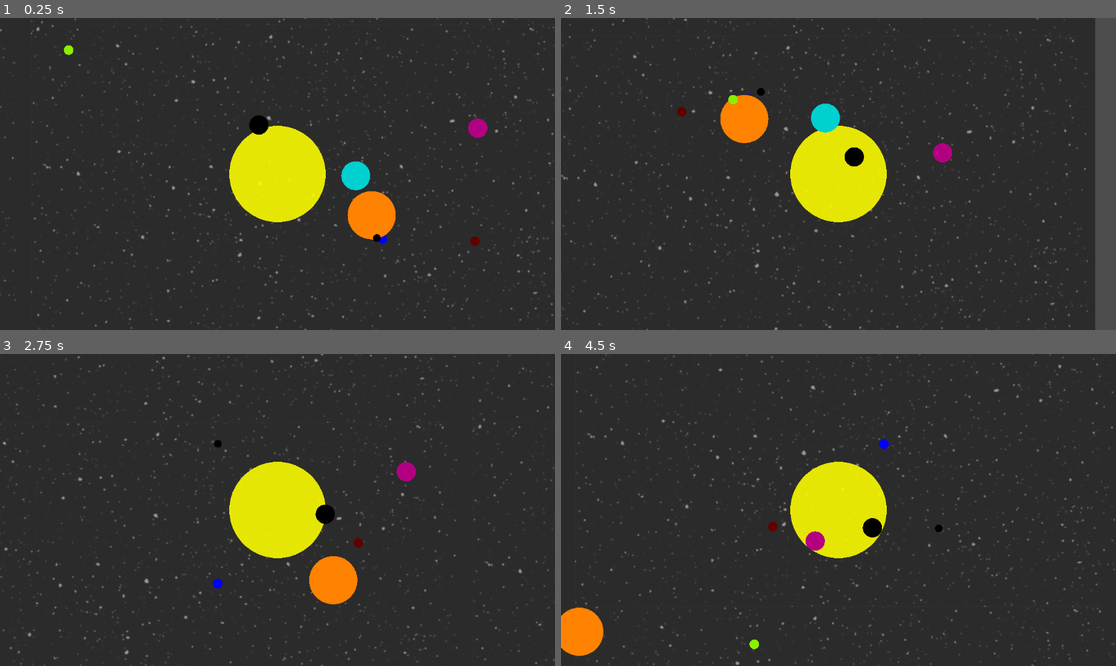
Above: before the commit, frames 1-4 (two rows, left to right).
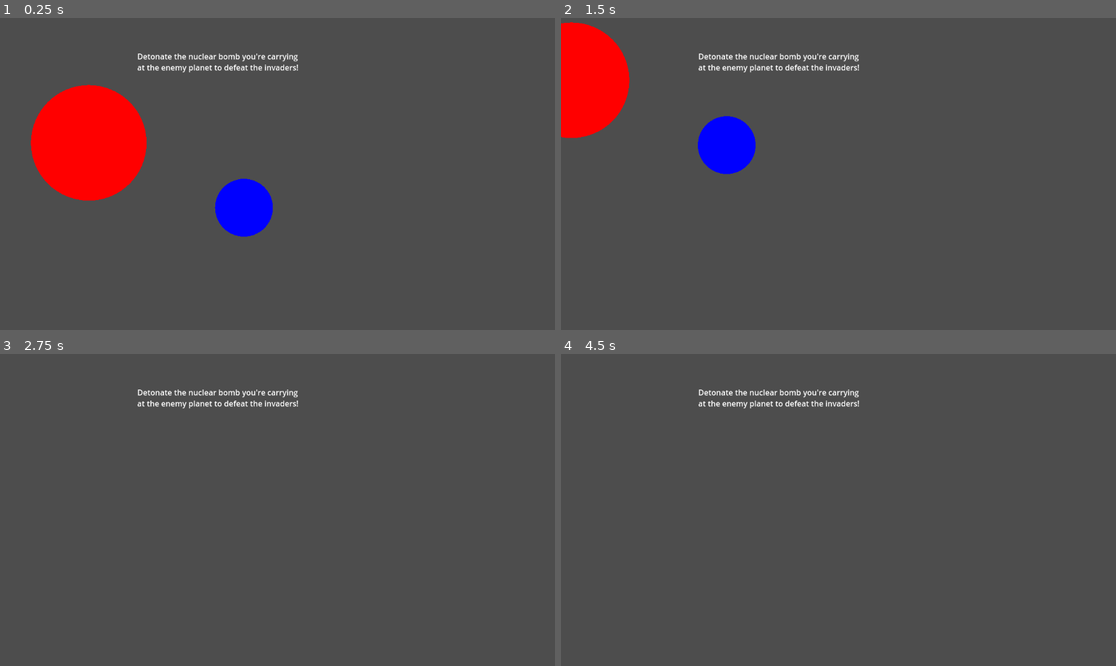
Above: after the commit, the same moments.

Repository: VarunVejalla/space-game
Game: Godot game, scene res://Scenes/Universe.tscn
The game is run twice, just before and just after one commit, with the same random seed, the same clock (stepped at 60 frames per second) and the same inputs.
Inputs:
- Up to frame 1 (0.25 s): no input
- Up to frame 2 (1.5 s): tap Enter (ui_accept) at 0.5, 0.6, 0.77, 1.07, 1.35 s; hold Right (ui_right) 0.53-1.28 s; hold Down (ui_down) from 1.28 s (still down)
- Up to frame 3 (2.75 s): tap Enter (ui_accept) at 1.52, 1.82, 2.1 s; release Down (ui_down) at 2.03 s; hold Right (ui_right) from 2.03 s (still down)
- Up to frame 4 (4.5 s): release Right (ui_right) at 2.78 s; hold Up (ui_up) 2.78-3.53 s; tap Enter (ui_accept) at 2.85, 3.02, 3.32, 3.6, 3.77, 4.07, 4.35 s; hold Left (ui_left) from 3.53 s (still down)

The runs differ from the first frame. In frame 1, 98% of the frame differs, in the area x 0-100%, y 0-100%; in frame 2, 94%; in frame 3, 98%; in frame 4, 98%.

Commit message:
added spaceship, reduced to only two planets, no planetary interaction

Diff:
--- a/Scenes/Planet.tscn
+++ b/Scenes/Planet.tscn
@@ -9,4 +9,5 @@
 
 [node name="CollisionShape2D" type="CollisionShape2D" parent="."]
 shape = SubResource("CircleShape2D_p4wij")
-disabled = true
+
+[connection signal="body_entered" from="." to="." method="_on_body_entered"]
--- a/Scenes/Universe.tscn
+++ b/Scenes/Universe.tscn
@@ -1,44 +1,26 @@
-[gd_scene load_steps=3 format=3 uid="uid://dcpby7ggno1u"]
+[gd_scene load_steps=4 format=3 uid="uid://dcpby7ggno1u"]
 
 [ext_resource type="Texture2D" uid="uid://s85walqnbody" path="res://star_background.jpg" id="2_y2ntg"]
 [ext_resource type="PackedScene" uid="uid://d2vatfgef27b0" path="res://Scenes/Planet.tscn" id="3_768bh"]
+[ext_resource type="PackedScene" uid="uid://njf83jv628a8" path="res://Scenes/spaceship.tscn" id="3_pb4t3"]
 
 [node name="planets" type="Node2D"]
 
-[node name="Sun" parent="." instance=ExtResource("3_768bh")]
-light_mask = 1023
-visibility_layer = 1023
-position = Vector2(525, 288)
-mass = 6000.0
+[node name="Earth" parent="." instance=ExtResource("3_768bh")]
+position = Vector2(574, 549)
+mass = 1000.0
 gravity_scale = 0.0
-radius = 100.0
-velocity = Vector2(0, 100)
-color = Color(1, 1, 0, 0.882353)
-
-[node name="Camera2D" type="Camera2D" parent="Sun"]
-process_callback = 0
-
-[node name="Earth" parent="." instance=ExtResource("3_768bh")]
-position = Vector2(853, 290)
-gravity_scale = 0.0
-radius = 10.0
-velocity = Vector2(0, 700)
+radius = 200.0
 color = Color(0, 0, 1, 1)
 
-[node name="Mars" parent="." instance=ExtResource("3_768bh")]
-position = Vector2(970, 300)
-radius = 10.0
-velocity = Vector2(0, 600)
-color = Color(0.372549, 0, 0, 1)
-
-[node name="Moon" parent="." instance=ExtResource("3_768bh")]
-top_level = true
-position = Vector2(845, 276)
-mass = 0.1
-radius = 8.0
-velocity = Vector2(0, 700)
+[node name="Enemy" parent="." instance=ExtResource("3_768bh")]
+position = Vector2(-500, 100)
+mass = 1000.0
+radius = 400.0
+color = Color(1, 0, 0, 1)
 
 [node name="ParallaxBackground" type="ParallaxBackground" parent="."]
+visible = false
 
 [node name="ParallaxLayer" type="ParallaxLayer" parent="ParallaxBackground"]
 modulate = Color(1, 1, 1, 0.443137)
@@ -47,35 +29,27 @@
 
 [node name="Sprite2D" type="Sprite2D" parent="ParallaxBackground/ParallaxLayer"]
 show_behind_parent = true
-position = Vector2(-49, -25)
+position = Vector2(-87, 2)
 texture = ExtResource("2_y2ntg")
-centered = false
+flip_h = true
+flip_v = true
 
-[node name="Uranus" parent="." instance=ExtResource("3_768bh")]
-position = Vector2(247, 315)
-mass = 50.0
-radius = 30.0
-color = Color(0, 0.815686, 0.811765, 1)
+[node name="player" parent="." instance=ExtResource("3_pb4t3")]
+position = Vector2(822, 301)
+gravity_scale = 0.0
 
-[node name="Mystery" parent="." instance=ExtResource("3_768bh")]
-position = Vector2(555, 459)
-mass = 20.0
-radius = 20.0
-velocity = Vector2(100, 0)
+[node name="Camera2D" type="Camera2D" parent="player"]
+zoom = Vector2(0.3, 0.3)
+process_callback = 0
 
-[node name="Sun2" parent="." instance=ExtResource("3_768bh")]
-position = Vector2(330, 221)
-mass = 600.0
-radius = 50.0
-color = Color(1, 0.509804, 0, 1)
+[node name="DisplayedTextLayer" type="CanvasLayer" parent="."]
 
-[node name="Purple" parent="." instance=ExtResource("3_768bh")]
-position = Vector2(970, 168)
-mass = 50.0
-radius = 20.0
-color = Color(0.701961, 0, 0.509804, 1)
+[node name="DisplayedText" type="RichTextLabel" parent="DisplayedTextLayer"]
+offset_left = 285.0
+offset_top = 68.0
+offset_right = 638.0
+offset_bottom = 148.0
+text = "Detonate the nuclear bomb you're carrying at the enemy planet to defeat the invaders!
+"
 
-[node name="Planet" parent="." instance=ExtResource("3_768bh")]
-mass = 10.0
-radius = 10.0
-color = Color(0.545098, 0.937255, 0, 1)
+[connection signal="body_entered" from="player" to="Enemy" method="_on_player_body_entered"]
--- /dev/null
+++ b/Scenes/spaceship.gd
@@ -0,0 +1,63 @@
+extends RigidBody2D
+
+const MY_ACCEL = 3000.0
+
+# Get the gravity from the project settings to be synced with RigidBody nodes.
+#var gravity = ProjectSettings.get_setting("physics/2d/default_gravity")
+
+#func _ready():
+	#AllObjects.planets.append(self)
+
+func _integrate_forces(state):
+	var allPlanets = AllObjects.planets
+	var force = Vector2(0,0)
+	##print(get_parent().get_tree_string_pretty())
+	for planet in allPlanets:
+		if planet != self:
+
+			var rigid_planet := planet as RigidBody2D
+			var directionVector = rigid_planet.global_position - global_position
+			#print(directionVector)
+			#print(rigid_planet.global_position, global_position)
+			#print(global_position)
+			var distance = directionVector.length()
+
+
+			var planetMass = rigid_planet.mass
+			#if self.name.begins_with("Ea"):
+				#print(directionVector)
+
+			# if you are inside the other planet (i.e. distance between centers is less than radius of other planet),
+			# scale down the planetMass (shell theorem)
+			if distance > 1e-5:
+				if distance < rigid_planet.radius:
+					planetMass *= pow(distance/rigid_planet.radius, 3)
+
+				var thisForce = AllObjects.G * mass * planetMass * directionVector.normalized()/(distance * distance)
+				#force += thisForce * directionVector.normalized()
+				##if self.name.begins_with("Ea"):
+					##print(directionVector)
+				#print(thisForce)
+				force += thisForce
+
+	var direction = Vector2(Input.get_action_strength("ui_right") - Input.get_action_strength("ui_left"), Input.get_action_strength("ui_down") - Input.get_action_strength("ui_up")).normalized()
+	force += mass * MY_ACCEL * direction
+
+
+
+	state.apply_force(force)
+
+#func _physics_process(delta):
+	## Handle jump.
+	#if Input.is_action_just_pressed("ui_accept"):
+		#
+#
+	## Get the input direction and handle the movement/deceleration.
+	## As good practice, you should replace UI actions with custom gameplay actions.
+	#var direction = Input.get_axis("ui_left", "ui_right")
+	#if direction:
+		#velocity.x = direction * SPEED
+	#else:
+		#velocity.x = move_toward(velocity.x, 0, SPEED)
+#
+	#move_and_slide()
--- /dev/null
+++ b/Scenes/spaceship.tscn
@@ -0,0 +1,9 @@
+[gd_scene load_steps=2 format=3 uid="uid://njf83jv628a8"]
+
+[ext_resource type="Script" path="res://Scenes/spaceship.gd" id="1_w12u3"]
+
+[node name="RigidBody2D" type="RigidBody2D"]
+script = ExtResource("1_w12u3")
+
+[node name="CollisionPolygon2D" type="CollisionPolygon2D" parent="."]
+polygon = PackedVector2Array(-20, 0, 0, -30, 20, 0, 10, 10, 15, 20, -15, 20, -10, 10)
--- a/Scripts/Planet.gd
+++ b/Scripts/Planet.gd
@@ -15,10 +15,17 @@
 
 # Called when the node enters the scene tree for the first time.
 func _ready():
+	print(radius)
 	linear_velocity = velocity
 	AllObjects.planets.append(self)
 	#set_physics_process(true)
-	$CollisionShape2D.shape.radius = radius
+	var collision_shape = get_node("CollisionShape2D")
+	var new_shape = CircleShape2D.new()
+	new_shape.radius = radius
+	#$CollisionShape2D = new_shape
+	collision_shape.shape = new_shape
+	#self.c
+	#self.CollisionShape2D.shape.radius = radius
 	gravity_scale = 0
 	#if is_center:
 		#AllObjects.center = self
@@ -30,36 +37,36 @@
 #func _process(delta):
 	#queue_redraw()
 
-func _integrate_forces(state):
-	var allPlanets = AllObjects.planets
-	var force = Vector2(0,0)
-	##print(get_parent().get_tree_string_pretty())
-	for planet in allPlanets:
-		if planet != self:
-
-			var rigid_planet := planet as RigidBody2D
-			var directionVector = rigid_planet.global_position - global_position
-			#print(directionVector)
-			#print(rigid_planet.global_position, global_position)
-			#print(global_position)
-			var distance = directionVector.length()
-
-
-			var planetMass = rigid_planet.mass
-			#if self.name.begins_with("Ea"):
-				#print(directionVector)
-
-			# if you are inside the other planet (i.e. distance between centers is less than radius of other planet),
-			# scale down the planetMass (shell theorem)
-			if distance > 1e-5:
-				if distance < rigid_planet.radius:
-					planetMass *= pow(distance/rigid_planet.radius, 3)
-
-				var thisForce = AllObjects.G * mass * planetMass * directionVector.normalized()/(distance * distance)
-				#force += thisForce * directionVector.normalized()
-				##if self.name.begins_with("Ea"):
-					##print(directionVector)
-				#print(thisForce)
-				force += thisForce
-
-	state.apply_force(force)
+#func _integrate_forces(state):
+	#var allPlanets = AllObjects.planets
+	#var force = Vector2(0,0)
+	###print(get_parent().get_tree_string_pretty())
+	#for planet in allPlanets:
+		#if planet != self:
+			#
+			#var rigid_planet := planet as RigidBody2D
+			#var directionVector = rigid_planet.global_position - global_position
+			##print(directionVector)
+			##print(rigid_planet.global_position, global_position)
+			##print(global_position)
+			#var distance = directionVector.length()
+			#
+			#
+			#var planetMass = rigid_planet.mass
+			##if self.name.begins_with("Ea"):
+				##print(directionVector)
+			#
+			## if you are inside the other planet (i.e. distance between centers is less than radius of other planet),
+			## scale down the planetMass (shell theorem)
+			#if distance > 1e-5:
+				#if distance < rigid_planet.radius:
+					#planetMass *= pow(distance/rigid_planet.radius, 3)
+				#
+				#var thisForce = AllObjects.G * mass * planetMass * directionVector.normalized()/(distance * distance)
+				##force += thisForce * directionVector.normalized()
+				###if self.name.begins_with("Ea"):
+					###print(directionVector)
+				##print(thisForce)
+				#force += thisForce
+	#
+	#state.apply_force(force)
--- a/project.godot
+++ b/project.godot
@@ -13,7 +13,6 @@
 config/name="space-game"
 run/main_scene="res://Scenes/Universe.tscn"
 config/features=PackedStringArray("4.2", "Forward Plus")
-config/icon="res://icon.svg"
 
 [autoload]
 
